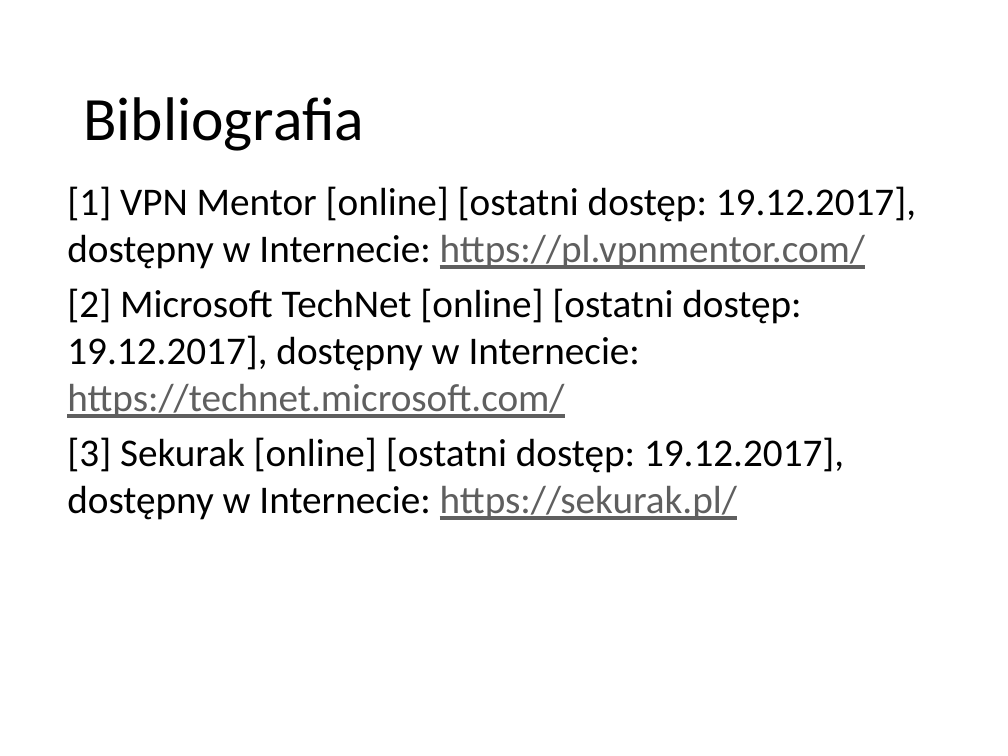
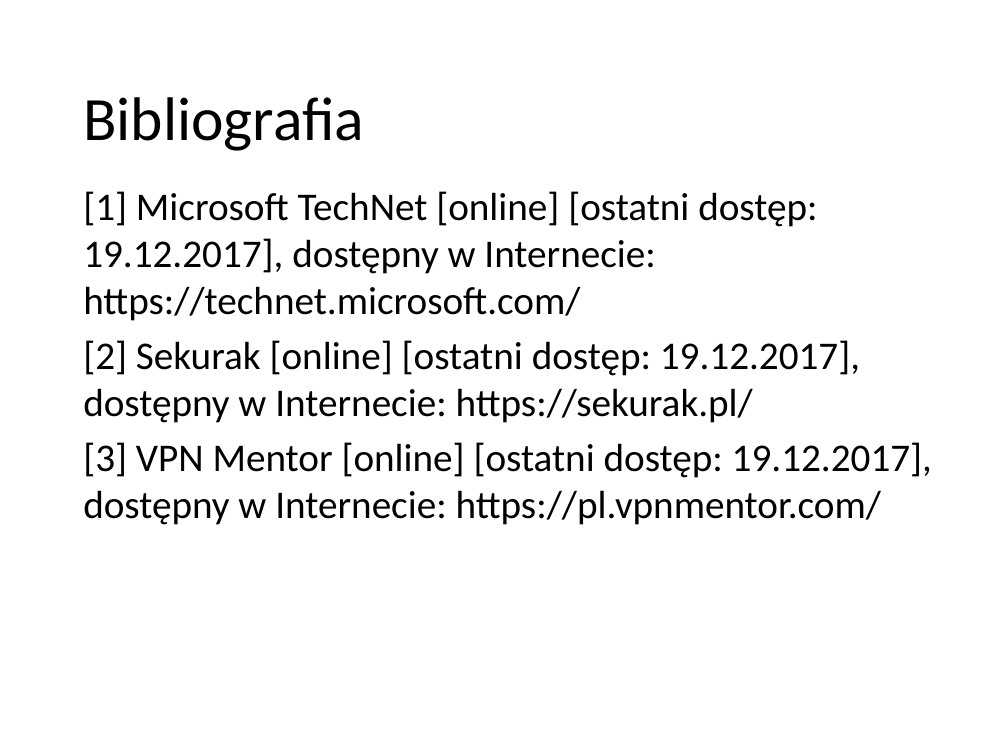
Before and after one commit to pwr227078/Reports, a slide deck: slide 18 of VPN/VPN.pptx (slide 16 before the commit). Drawn at 1008x756 pixels with LibreOffice and Linux fonts; fonts in the diff are those of the drawing; background and template pictures are left out. Boxes give left, top, right and bottom in pixels: in the first picture for what was removed or moved away, otherwise in the second. Text is boxed around its words. In the diff, an @@ line names an element or a change of style, - is before the commit and + after.

```diff
--- a/VPN/VPN.pptx
+++ b/VPN/VPN.pptx
@@ text at (83,191,932,525): text changed @@
-[1] VPN Mentor [online] [ostatni dostęp: 19.12.2017], dostępny w Internecie: https://pl.vpnmentor.com/
-[2] Microsoft TechNet [online] [ostatni dostęp: 19.12.2017], dostępny w Internecie: https://technet.microsoft.com/
-[3] Sekurak [online] [ostatni dostęp: 19.12.2017],
-dostępny w Internecie: https://sekurak.pl/
+[1] Microsoft TechNet [online] [ostatni dostęp: 19.12.2017], dostępny w Internecie: https://technet.microsoft.com/
+[2] Sekurak [online] [ostatni dostęp: 19.12.2017],
+dostępny w Internecie: https://sekurak.pl/
+[3] VPN Mentor [online] [ostatni dostęp: 19.12.2017], dostępny w Internecie: https://pl.vpnmentor.com/
```
Also in this commit, not shown: 12 other slides changed, 2 slides added, 2 other files.
